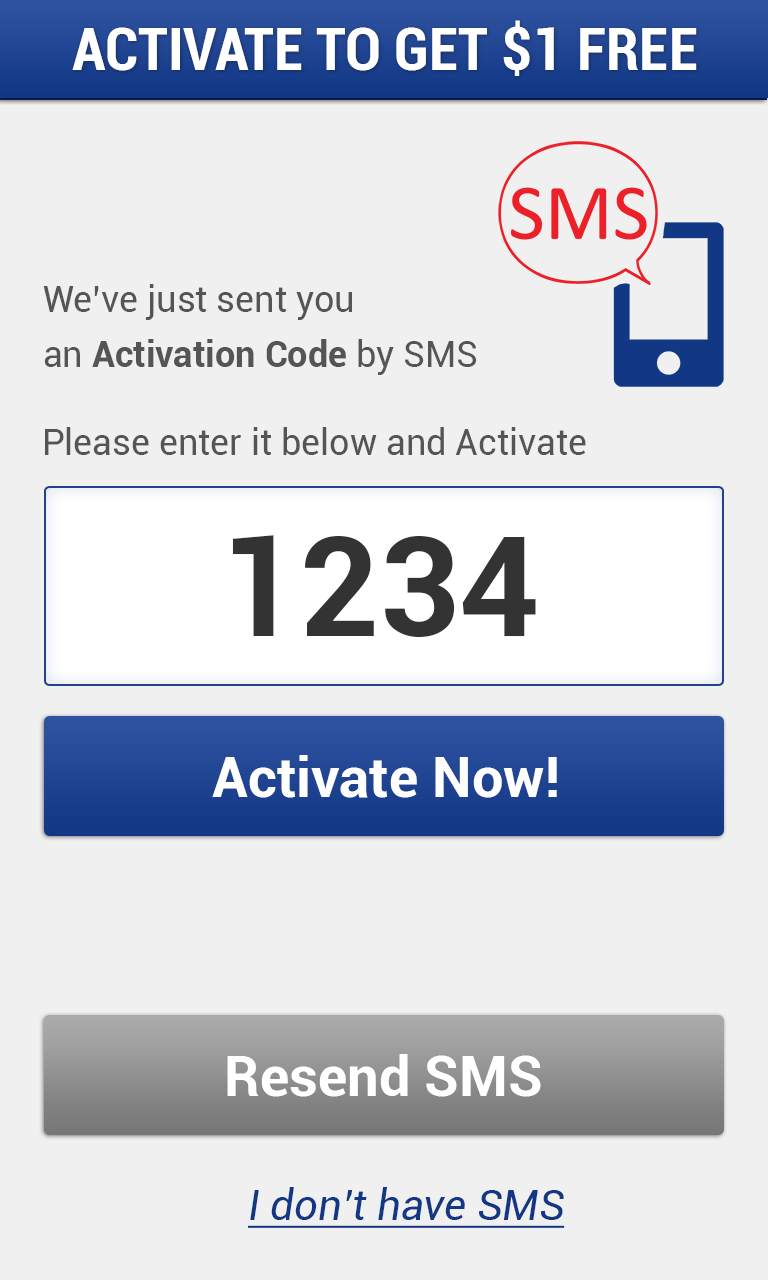
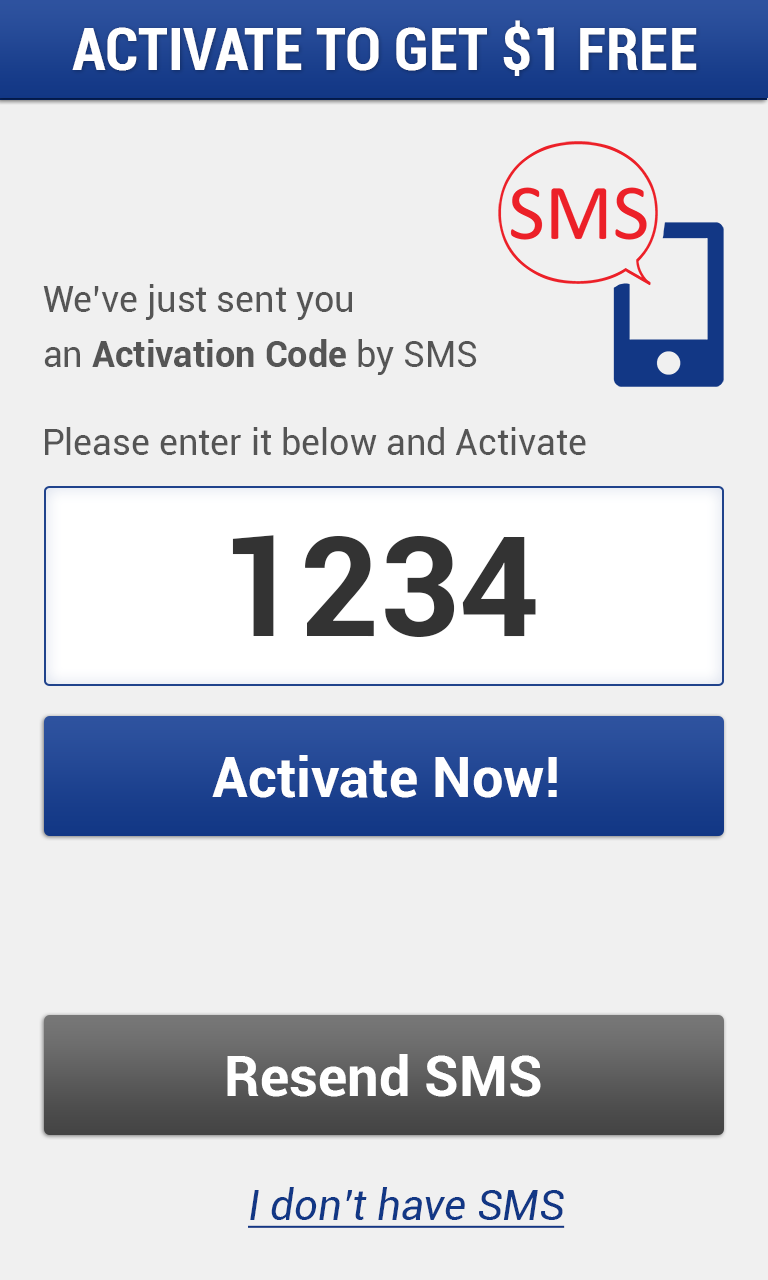
Layers edited between the first and the second (768, 1280) image:
pixels changed over bbox(44, 1015, 724, 1135) (layer not identified)
